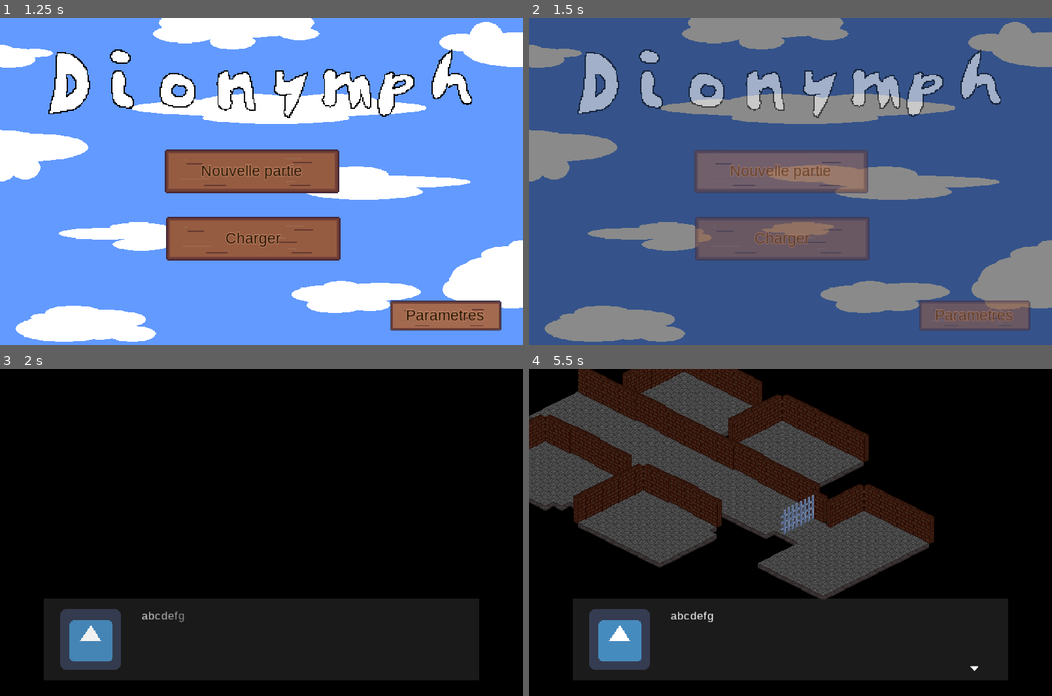
Above: before the commit, frames 1-4 (two rows, left to right).
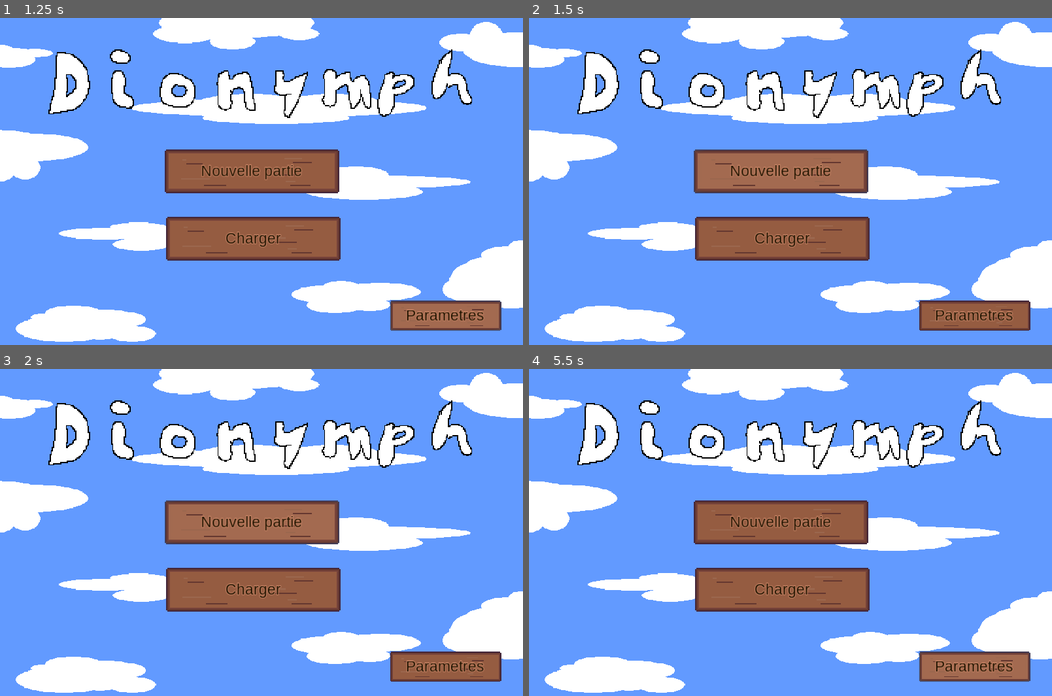
Above: after the commit, the same moments.

Repository: info-telecom-strasbourg/dionymph
Game: Godot game, scene res://Scenes/Game.tscn
Two runs of this game, one before a commit and one after it. Both use one fixed random seed, a clock stepped at 60 frames per second and the inputs below. The engine's default icon, where the game draws it, is replaced by a stand-in: a white triangle on a blue panel in a dark square.
Inputs (mouse positions are in pixels of both pictures, inside the frame that each line leads up to):
- Up to frame 1 (1.25 s): click "Parametres" at 0.5 s
- Up to frame 2 (1.5 s): click "Nouvelle partie" at 1.25 s
- Up to frame 3 (2 s): no input
- Up to frame 4 (5.5 s): click (780, 522) at 2 s, where only the run after the commit has a clickable "Nouvelle partie"; click (790, 640) at 2.77 s; click (790, 640) at 3.52 s; click (780, 591) at 4.25 s, where only the run after the commit has a clickable "Charger"; click (973, 666) at 5 s, where only the run after the commit has a clickable "Parametres"

Frame 1 is identical in both runs. In frame 2, 99% of the frame differs, in the area x 0-100%, y 0-100%; in frame 3, 99%; in frame 4, 99%.
Error after the commit: Parse Error: Can't preload resource at path: res://Scenes/Settings.tscn (res://Scripts/Menu.gd:7)

Commit message:
Settings

Diff:
--- a/Scenes/Game.tscn
+++ b/Scenes/Game.tscn
@@ -1,7 +1,7 @@
 [gd_scene load_steps=5 format=2]
 
 [ext_resource path="res://Scenes/Menu.tscn" type="PackedScene" id=1]
-[ext_resource path="res://Scenes/Game.gd" type="Script" id=2]
+[ext_resource path="res://Scripts/Game.gd" type="Script" id=2]
 
 [sub_resource type="Animation" id=1]
 resource_name = "MenuFade"
--- a/Scenes/Inventaire.tscn
+++ b/Scenes/Inventaire.tscn
@@ -22,22 +22,22 @@
 extra_spacing_char = 2
 font_data = ExtResource( 3 )
 
-[sub_resource type="StyleBoxTexture" id=3]
-texture = ExtResource( 6 )
-region_rect = Rect2( 0, 0, 128, 32 )
-
-[sub_resource type="StyleBoxTexture" id=4]
-texture = ExtResource( 5 )
-region_rect = Rect2( 0, 0, 128, 32 )
-
-[sub_resource type="StyleBoxTexture" id=5]
-texture = ExtResource( 5 )
-region_rect = Rect2( 0, 0, 128, 32 )
-
 [sub_resource type="DynamicFont" id=6]
 outline_size = 2
 outline_color = Color( 0.513726, 0.282353, 0.0156863, 1 )
 font_data = ExtResource( 3 )
+
+[sub_resource type="StyleBoxTexture" id=3]
+texture = ExtResource( 6 )
+region_rect = Rect2( 0, 0, 128, 32 )
+
+[sub_resource type="StyleBoxTexture" id=4]
+texture = ExtResource( 5 )
+region_rect = Rect2( 0, 0, 128, 32 )
+
+[sub_resource type="StyleBoxTexture" id=5]
+texture = ExtResource( 5 )
+region_rect = Rect2( 0, 0, 128, 32 )
 
 [node name="Inventaire" type="Node2D"]
 
@@ -379,12 +379,12 @@
 margin_top = 419.0
 margin_right = 550.0
 margin_bottom = 465.0
+custom_colors/font_color_disabled = Color( 0, 0, 0, 1 )
+custom_colors/font_color = Color( 0, 0, 0, 1 )
+custom_fonts/font = SubResource( 6 )
 custom_styles/hover = SubResource( 3 )
 custom_styles/pressed = SubResource( 4 )
 custom_styles/normal = SubResource( 5 )
-custom_fonts/font = SubResource( 6 )
-custom_colors/font_color_disabled = Color( 0, 0, 0, 1 )
-custom_colors/font_color = Color( 0, 0, 0, 1 )
 text = "Utiliser"
 __meta__ = {
 "_edit_use_anchors_": false
@@ -395,12 +395,12 @@
 margin_top = 420.0
 margin_right = 725.0
 margin_bottom = 466.0
+custom_colors/font_color_disabled = Color( 0, 0, 0, 1 )
+custom_colors/font_color = Color( 0, 0, 0, 1 )
+custom_fonts/font = SubResource( 6 )
 custom_styles/hover = SubResource( 3 )
 custom_styles/pressed = SubResource( 4 )
 custom_styles/normal = SubResource( 5 )
-custom_fonts/font = SubResource( 6 )
-custom_colors/font_color_disabled = Color( 0, 0, 0, 1 )
-custom_colors/font_color = Color( 0, 0, 0, 1 )
 text = "Jeter"
 __meta__ = {
 "_edit_use_anchors_": false
--- a/Scenes/Menu.tscn
+++ b/Scenes/Menu.tscn
@@ -121,6 +121,6 @@
 [node name="Panels" type="CanvasLayer" parent="."]
 layer = 2
 
-[connection signal="pressed" from="ButtonPar" to="." method="_on_Button_pressed"]
+[connection signal="pressed" from="ButtonPar" to="." method="_on_ButtonPar_pressed"]
 [connection signal="pressed" from="ButtonNewG" to="." method="_on_ButtonNewG_pressed"]
 [connection signal="pressed" from="ButtonCharger" to="." method="_on_Button_pressed"]
--- a/Scenes/Settings.tscn
+++ b/Scenes/Settings.tscn
@@ -1,9 +1,10 @@
-[gd_scene load_steps=6 format=2]
+[gd_scene load_steps=7 format=2]
 
 [ext_resource path="res://Text/Arimo-Regular.ttf" type="DynamicFontData" id=1]
 [ext_resource path="res://Graphics/CloseButton.png" type="Texture" id=2]
 [ext_resource path="res://Scripts/Settings.gd" type="Script" id=3]
 [ext_resource path="res://Resources/default_theme.tres" type="Theme" id=4]
+[ext_resource path="res://Graphics/fond-inventaire.jpg" type="Texture" id=5]
 
 [sub_resource type="DynamicFont" id=1]
 size = 25
@@ -20,10 +21,11 @@
 "_edit_use_anchors_": false
 }
 
-[node name="ColorRect" type="ColorRect" parent="."]
+[node name="TextureRect" type="TextureRect" parent="."]
 anchor_right = 1.0
 anchor_bottom = 1.0
-color = Color( 0.776471, 0.545098, 0.356863, 1 )
+texture = ExtResource( 5 )
+expand = true
 __meta__ = {
 "_edit_use_anchors_": false
 }
--- a/Scripts/Dialogue.gd
+++ b/Scripts/Dialogue.gd
@@ -8,6 +8,7 @@
 var num:int
 var progress:int
 onready var RTL:RichTextLabel = $Panel/HBox/RichTextLabel
+var st:String
 
 func _ready():
 	$AnimationPlayer.play("RESET")
@@ -17,7 +18,7 @@
 	set_dialogue_text()
 
 func set_dialogue_text():
-	var st:String = tr("DIA_%s_%s" % [num, progress])
+	st = tr("DIA_%s_%s" % [num, progress])
 	var arr:Array = st.split("|")
 	if len(arr) > 2:
 		for param in arr:
@@ -37,20 +38,24 @@
 	RTL.visible_characters += 3
 
 func _on_Next_pressed():
-	progress += 1
-	$Panel/Arrow.visible = false
-	if tr("DIA_%s_%s" % [num, progress]) == "DIA_%s_%s" % [num, progress]:
-		b_finished = true
-		$AnimationPlayer.play_backwards("FadeIn")
+	if $Panel/Arrow.visible:
+		progress += 1
+		$Panel/Arrow.visible = false
+		if tr("DIA_%s_%s" % [num, progress]) == "DIA_%s_%s" % [num, progress]:
+			b_finished = true
+			$AnimationPlayer.play_backwards("FadeIn")
+		else:
+			emit_signal("button_clicked")
+			set_dialogue_text()
 	else:
-		emit_signal("button_clicked")
-		set_dialogue_text()
-
+		$Panel/Arrow.visible = true
+		RTL.bbcode_text = st
+		RTL.visible_characters = len(RTL.bbcode_text)
 
 func _on_ArrowTimer_timeout():
 	$Panel/Arrow.visible = true
 
-
 func _on_AnimationPlayer_animation_finished(anim_name):
 	if b_finished:
 		emit_signal("finished")
+		get_parent().remove_child(self)
--- a/Scripts/Menu.gd
+++ b/Scripts/Menu.gd
@@ -4,9 +4,19 @@
 
 var level_node
 var level:int = 1
+var settings_panel = preload("res://Scenes/Settings.tscn").instance()
 
 func _ready():
 	TranslationServer.set_locale("fr")
+	settings_panel.visible = false
+	$Panels.add_child(settings_panel)
 
 func _on_ButtonNewG_pressed():
 	emit_signal("fade_menu")
+
+
+func _on_ButtonPar_pressed():
+	if settings_panel.visible:
+		settings_panel.close_panel()
+	else:
+		settings_panel.open_panel()
--- /dev/null
+++ b/Scripts/Panel.gd
@@ -0,0 +1,31 @@
+extends Control
+
+var tween:Tween
+var closing:bool = false
+
+func _ready():
+	rect_scale *= 0.85
+	rect_pivot_offset = Vector2(384, 240)
+	rect_position = Vector2(0, 30)
+	modulate.a = 0
+	tween = Tween.new()
+	add_child(tween)
+	tween.connect("tween_all_completed", self, "on_tween_complete")
+
+func open_panel():
+	visible = true
+	closing = false
+	tween.interpolate_property(self, "modulate", null, Color.white, 0.15)
+	tween.interpolate_property(self, "rect_position", null, Vector2(0, 20), 0.15)
+	tween.start()
+
+func close_panel():
+	if not tween.is_active():
+		tween.interpolate_property(self, "modulate", null, Color(1, 1, 1, 0), 0.15)
+		tween.interpolate_property(self, "rect_position", null, Vector2(0, 30), 0.15)
+		tween.start()
+		closing = true
+
+func on_tween_complete():
+	if closing:
+		visible = false
--- a/Scripts/Settings.gd
+++ b/Scripts/Settings.gd
@@ -1,8 +1,7 @@
-extends Control
-
+extends "Panel.gd"
 
 func _ready():
 	pass
 
 func _on_CloseButton_pressed():
-	pass
+	close_panel()
--- a/project.godot
+++ b/project.godot
@@ -35,6 +35,10 @@
 config/name="Dionymph"
 run/main_scene="res://Scenes/Game.tscn"
 config/icon="res://Graphics/Player.png"
+
+[debug]
+
+gdscript/warnings/enable=false
 
 [display]
 
Not shown: 2 places in Scenes/Inventaire.tscn that only renumber resources
Renamed: Scenes/Game.gd -> Scripts/Game.gd
